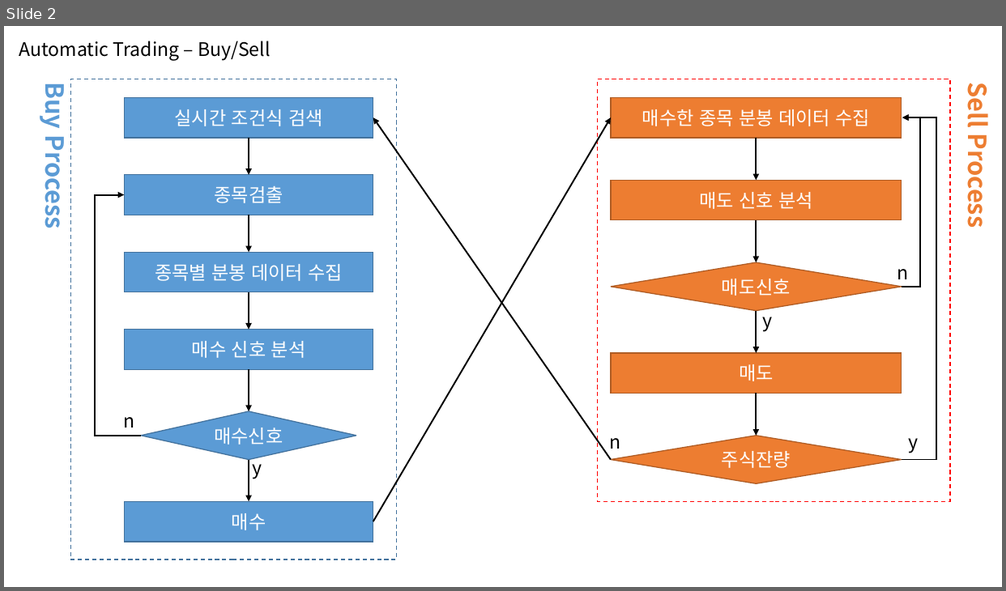
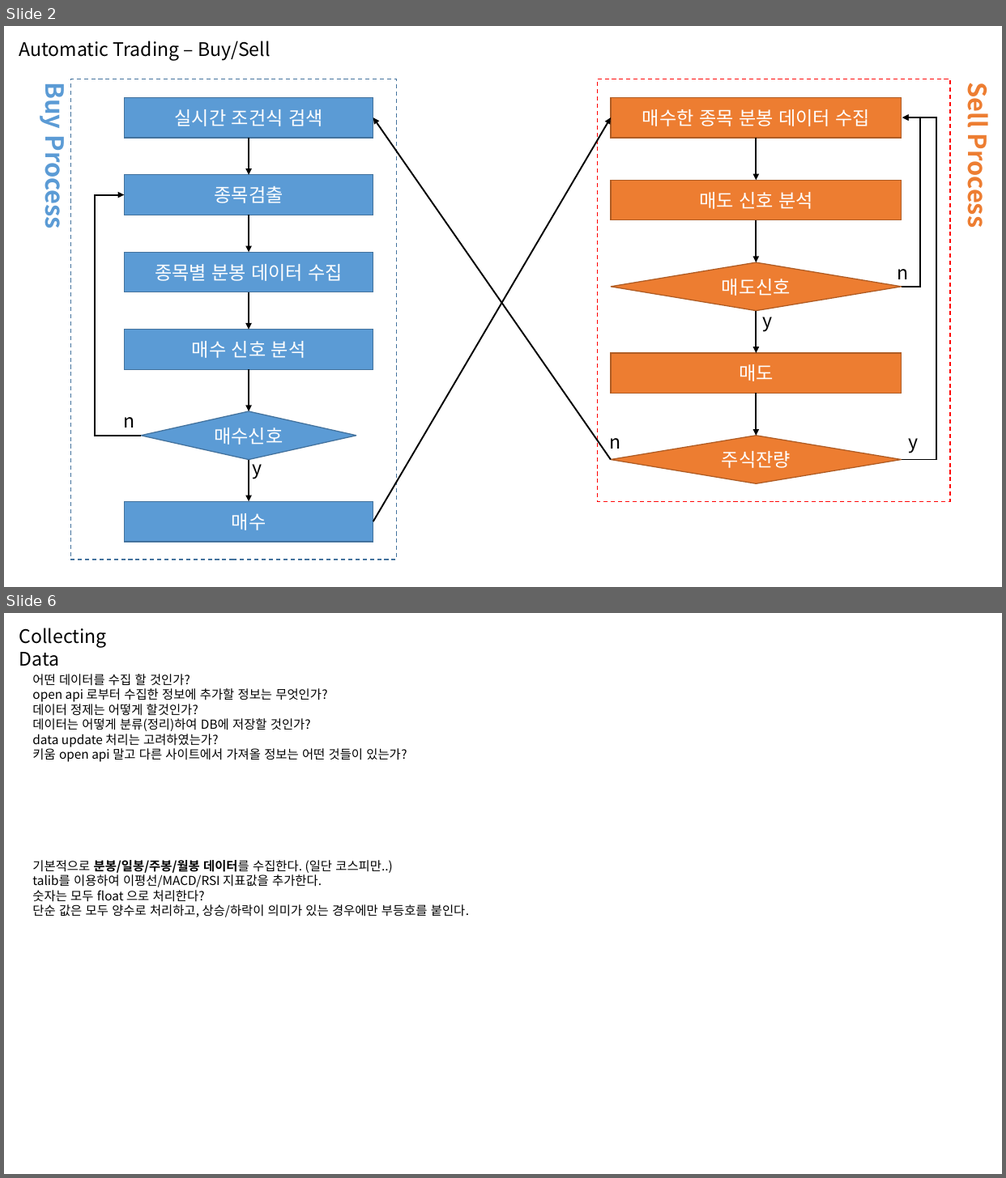
Before and after one commit to happineer/system_trading, a slide deck: doc/TopTrader.pptx. Shown one above the other, each under a label of ours: slide 2 before the commit, slides 2 and 6 after it; the slides between them are not shown. The pictures are 1006x591 and 1006x1178 pixels, drawn with LibreOffice and Linux fonts; fonts in the diff are those of the drawing. Boxes give left, top, right and bottom in pixels: in the first picture for what was removed or moved away, otherwise in the second. Text is boxed around its words. In the diff, an @@ line names an element or a change of style, - is before the commit and + after.

```diff
--- a/doc/TopTrader.pptx
+++ b/doc/TopTrader.pptx
@@ slide 6 added at (4,613,1002,1174), background #FFFFFF @@
@@ text added at (19,628,107,666), 18 pt, text #000000 @@
+Collecting Data
@@ text added at (32,674,407,762), 12 pt, text #000000 @@
+어떤 데이터를 수집 할 것인가?
+open api 로부터 수집한 정보에 추가할 정보는 무엇인가?
+데이터 정제는 어떻게 할것인가?
+데이터는 어떻게 분류(정리)하여 DB에 저장할 것인가?
+data update 처리는 고려하였는가?
+키움 open api 말고 다른 사이트에서 가져올 정보는 어떤 것들이 있는가?
@@ text added at (32,860,469,918), 12 pt, text #000000 @@
+기본적으로 분봉/일봉/주봉/월봉 데이터를 수집한다. (일단 코스피만..)
+talib를 이용하여 이평선/MACD/RSI 지표값을 추가한다.
+숫자는 모두 float 으로 처리한다?
+단순 값은 모두 양수로 처리하고, 상승/하락이 의미가 있는 경우에만 부등호를 붙인다.
```
Also in this commit, not shown: 1 slide changed, 3 other slides added.
